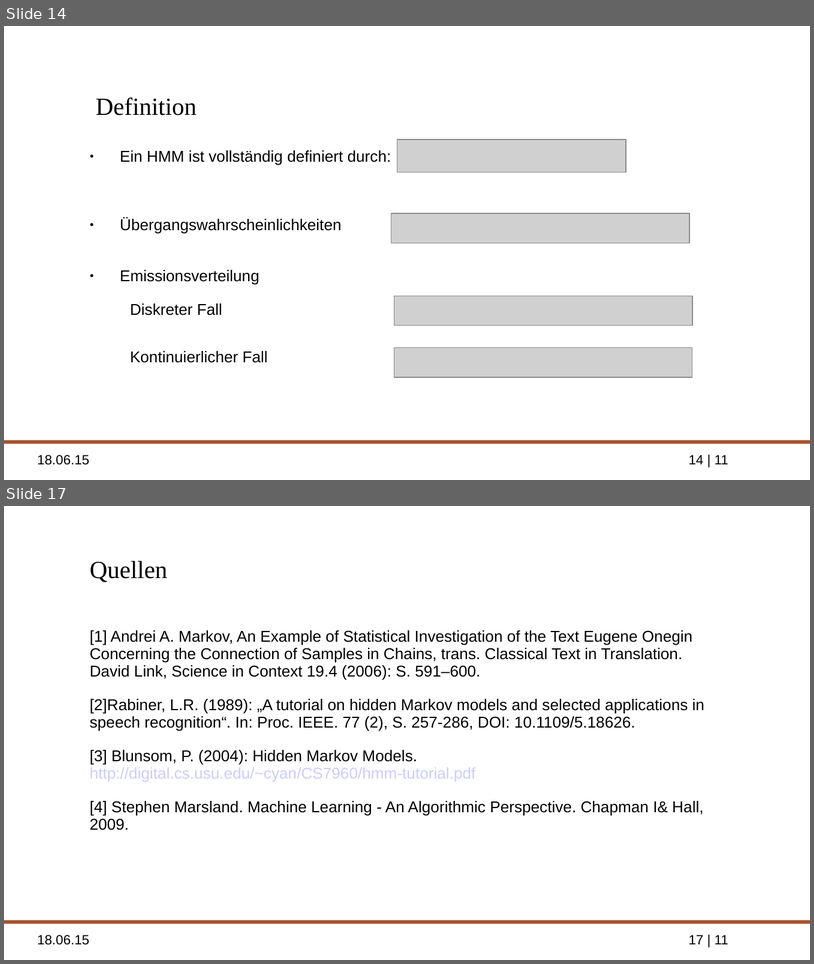
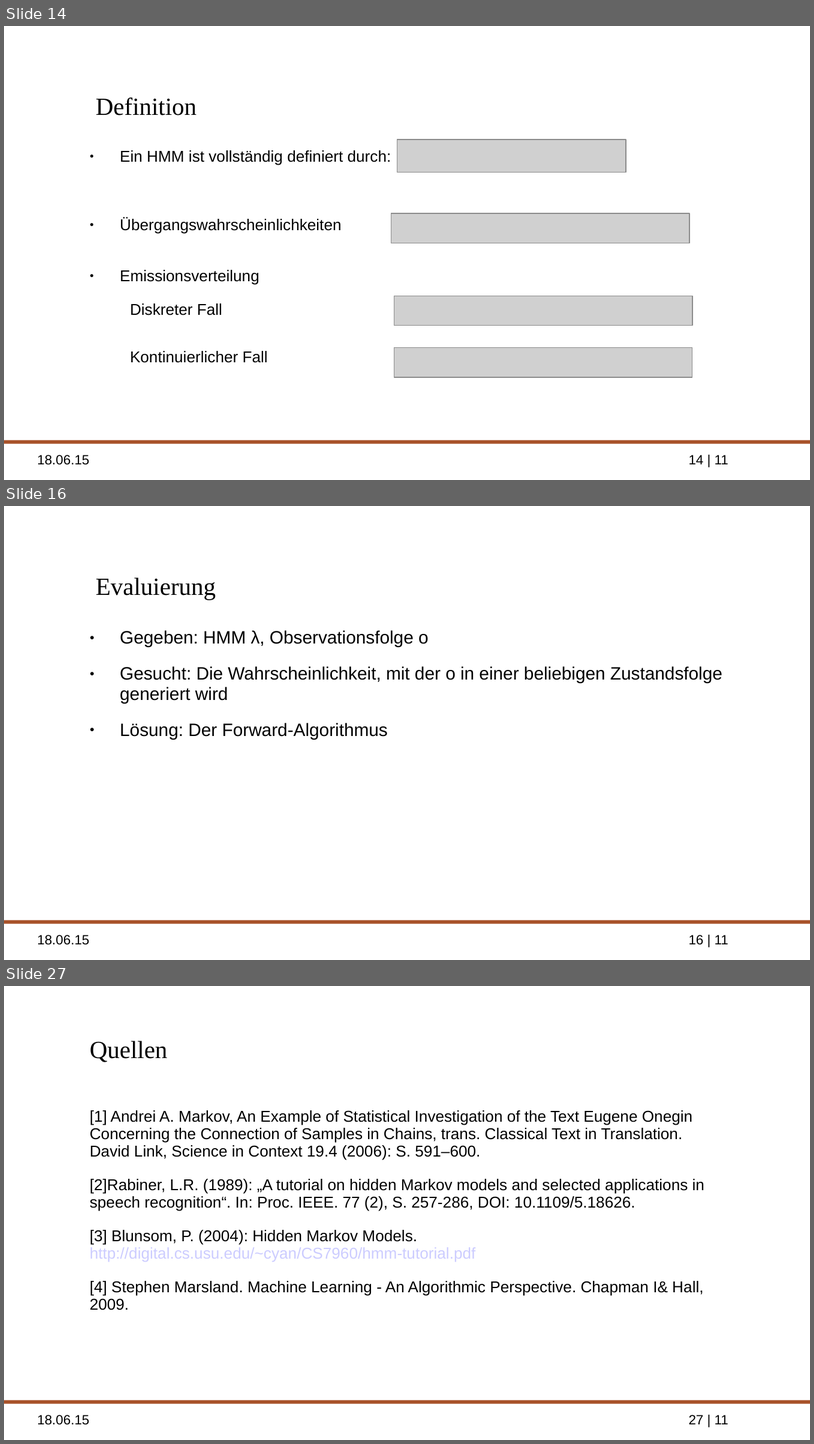
Before and after one commit to ppasler/Formale-Methoden-HMM, a slide deck: presentation/hidden_markov_pasler.odp. Shown one above the other, each under a label of ours: slides 14 and 17 before the commit, slides 14, 16 and 27 after it; the slides between them are not shown. The pictures are 814x964 and 814x1444 pixels, drawn with LibreOffice and Linux fonts; fonts in the diff are those of the drawing; grey boxes stand for pictures; background and template pictures are left out. Boxes give left, top, right and bottom in pixels: in the first picture for what was removed or moved away, otherwise in the second. Text is boxed around its words. In the diff, an @@ line names an element or a change of style, - is before the commit and + after.

```diff
--- a/presentation/hidden_markov_pasler.odp
+++ b/presentation/hidden_markov_pasler.odp
@@ slide 16 added at bbox=[4, 506, 810, 960], background picture (left out); not listed: 3 template elements that a slide beside it also shows @@
@@ title added at bbox=[96, 577, 216, 600], 22 pt, text #000000 @@
+Evaluierung
@@ text added at bbox=[120, 630, 723, 739], 16 pt, text #000000 @@
+● Gegeben: HMM λ, Observationsfolge o
+● Gesucht: Die Wahrscheinlichkeit, mit der o in einer beliebigen Zustandsfolge generiert wird
+● Lösung: Der Forward-Algorithmus
@@ what was slide 17 is now slide 27 @@
@@ page number at bbox=[689, 1414, 729, 1424]: text changed @@
-17 | 11
+27 | 11
```
Also in this commit, not shown: 10 other slides added, 1 slide removed, 2 other files.
